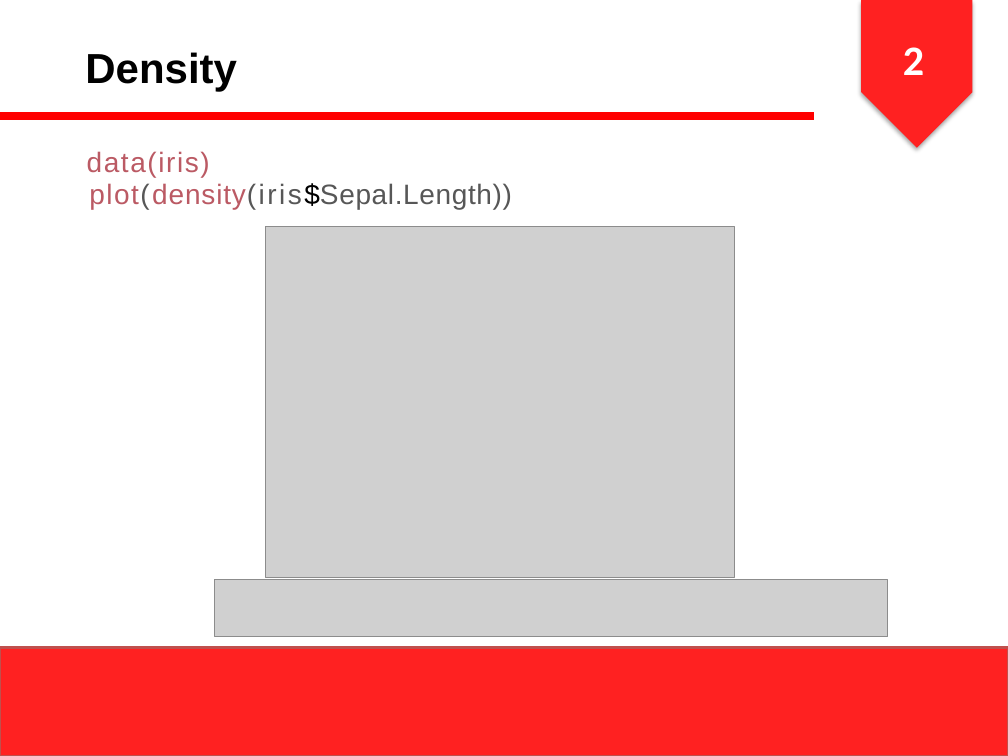
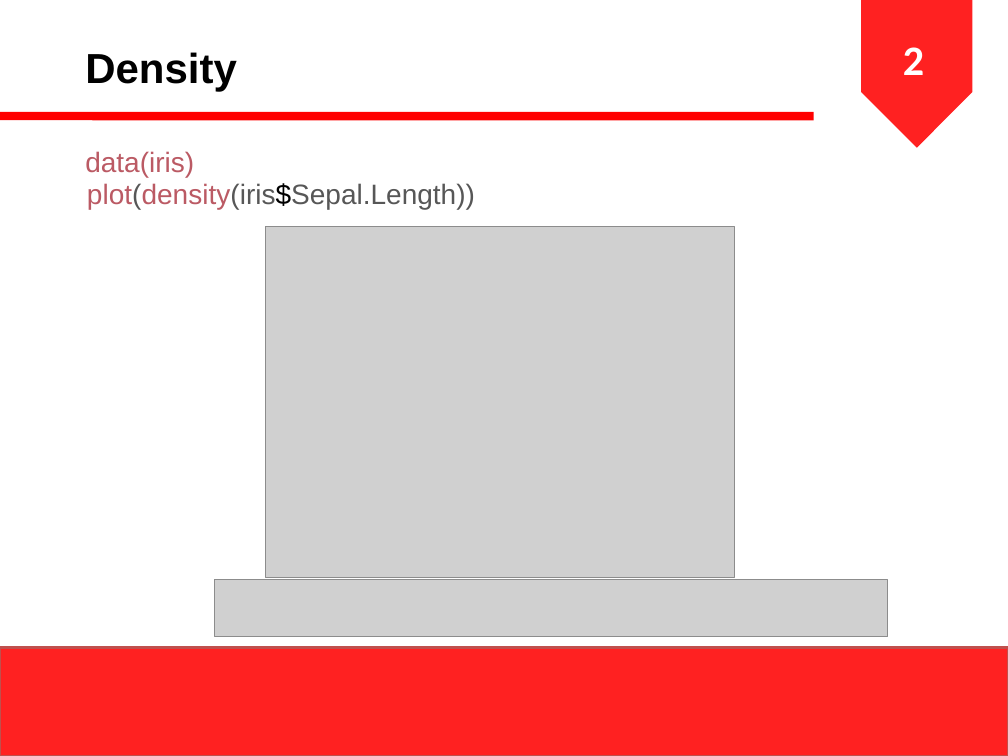
Before and after one commit to ihsanarifr/TugasKuliah, a slide deck: slide 3 of CodeDatamining/prak4/Slide Praktikum 4.pptx. Drawn at 1008x756 pixels with LibreOffice and Linux fonts; fonts in the diff are those of the drawing; grey boxes stand for pictures. Boxes give left, top, right and bottom in pixels: in the first picture for what was removed or moved away, otherwise in the second. Text is boxed around its words. In the diff, an @@ line names an element or a change of style, - is before the commit and + after.

```diff
--- a/CodeDatamining/prak4/Slide Praktikum 4.pptx
+++ b/CodeDatamining/prak4/Slide Praktikum 4.pptx
@@ pentagon arrow at <box>861,0,972,148</box>: shadow off; proportions changed @@
@@ text "data(iris)" at <box>85,151,194,177</box>: letter spacing 1.1 to 0 pt; indent changed @@
@@ text "plot(density(iris$Sepal.Length))" at <box>87,183,475,209</box>: letter spacing 1.1 to 0 pt, letter spacing 1.7 to 0 pt, letter spacing 0.6 to 0 pt, letter spacing 1.8 to 0 pt, letter spacing -0.3 to 0 pt, letter spacing 0.5 to 0 pt in "plot(density(iris$Sepal.Length))"; indent changed @@
```
Also in this commit, not shown: 18 other slides changed, 18 other files.
